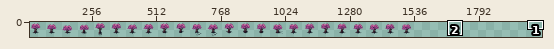
Sprite sheet: Assets/Sprites/Player.png. The first picture is a wide view before the edit; the outline marks the close-up.
Close-up. Before the commit:
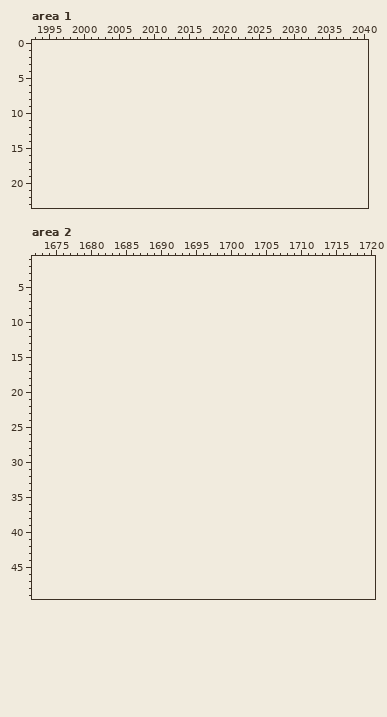
The file is 1536x64 pixels. Shown: area 1: x 1993..2040, y 0..23; area 2: x 1672..1720, y 1..49. The old version is drawn lined up with the new one, on the new canvas. The wide view leaves out empty margins. The commit also changed other parts of the picture, which this record leaves out.
After:
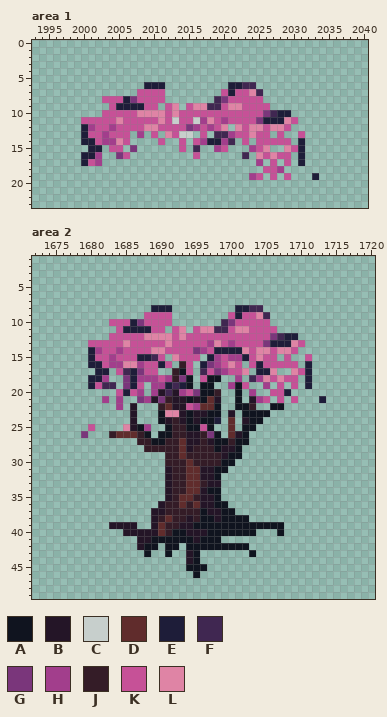
Palette (. is transparent): A #10141f  B #241527  C #c7cfcc  D #602c2c  E #1e1d39  F #402751  G #7a367b  H #a23e8c  J #341c27  K #c65197  L #df84a5
The edit:
canvas 1536x64 -> 2048x64
Changed rows in their new state; - is an unchanged pixel.
Area 1:
first column x 2000:
 6 ---------EEE---------EEFF---------
 7 --------KKKK--------KEKKLF--------
 8 ---KKKEGKKKK-------FGKKKKK--------
 9 ----KEEEEKK-KL-KLLFFKLLKKKK-------
10 ---KKKKKLLLLKLKKKKKKKKKKKKGFEE----
11 KKKKKLKKKKKLKCKKCHLKHKKKKGEEELK---
12 EHKKHKKKKLLKKKKGHKHKL-LKLLKLLK----
13 EKKHKKK-H-K-LKCC-K-FFHKKLKK-K--K--
14 EEKHHLK----K--K-KHEEHF-K-KKKKK-E--
15 -EE-KK-G------K-F--HK---HKL--LKE--
16 EEH--GK---------K------F-LKLKK-E--
17 EKH----------------------H-K-K-E--
18 --------------------------KKH-----
19 ------------------------HK-K-K---E
Area 2:
first column x 1679:
 8 ----------EEE---------EEFF---------
 9 ---------KKKK--------KEKKLF--------
10 ----KKKEGKKKK-------FGKKKKK--------
11 -----KEEEEKK-KL-KLLFFKLLKKKK-------
12 ----KKKKKLLLLKLKKKKKKKKKKKKGFEE----
13 -KKKKKLKKKKKLKKKKKHLKHKKKKGEEELK---
14 -EHKKHKKKKLLKKKKGHKEEEELKLLKLLK----
15 -EKKHKKKEEFK-LKKK-EHKHHEKLKK-K--K--
16 -EEKHHLLHKKEK-JK-EGHKLK-KEKKKKK-E--
17 --EE-KFEGKK--JAK-FKGHKKL-EEL--LKE--
18 -EEH--GEHHHKHJGA-KAA--H-FHLKLKK-E--
19 -EKFF-GEK-HHEFEA-AA--HAK--H-K-K-E--
20 -----KEKH-HBFBHKGAAJ--A-H--KKE-----
21 ---H-H--GHBGJBBABADB--A-BHK-K-K---E
22 -----H-B---JDBBKHDDA--AAJ--AA------
23 -------B---ALLBABBAA-B-AAAA--------
24 -------B---ABJBABAAE-D-BAA---------
25 -K----LBAH--AJJAAKA--D-AA----------
26 G---JDDDJA-AAJJBBJGA-DBA-----------
27 --------JJAAJJDBBJBAAJAA-----------
28 ---------JJJJJDBJJJABBA------------
29 ------------JJDJJJJJBAA------------
30 ------------JJJDJJJJAA-------------
31 ------------BJJDDBBAA--------------
32 ------------BJJDDBBA---------------
33 ------------BJJDDJBB---------------
34 ------------BJJDDBAA---------------
35 ------------BJDDJBBA---------------
36 -----------BJJDJDBBAA--------------
37 ----------BBJJJJJABBAA-------------
38 ----------BJDJJBJAABAAAA-----------
39 ----BBBB--BDJJBBAAAAAAAAAAAAA------
40 ------BBBBBDJAABBBAAAAAAA---A------
41 --------BBAAAAAABAAA---------------
42 --------BAA-AA-AAAAAAAAA-----------
43 ---------A--A--BA-------A----------
44 ---------------BA------------------
45 ---------------AAA-----------------
46 ----------------A------------------
